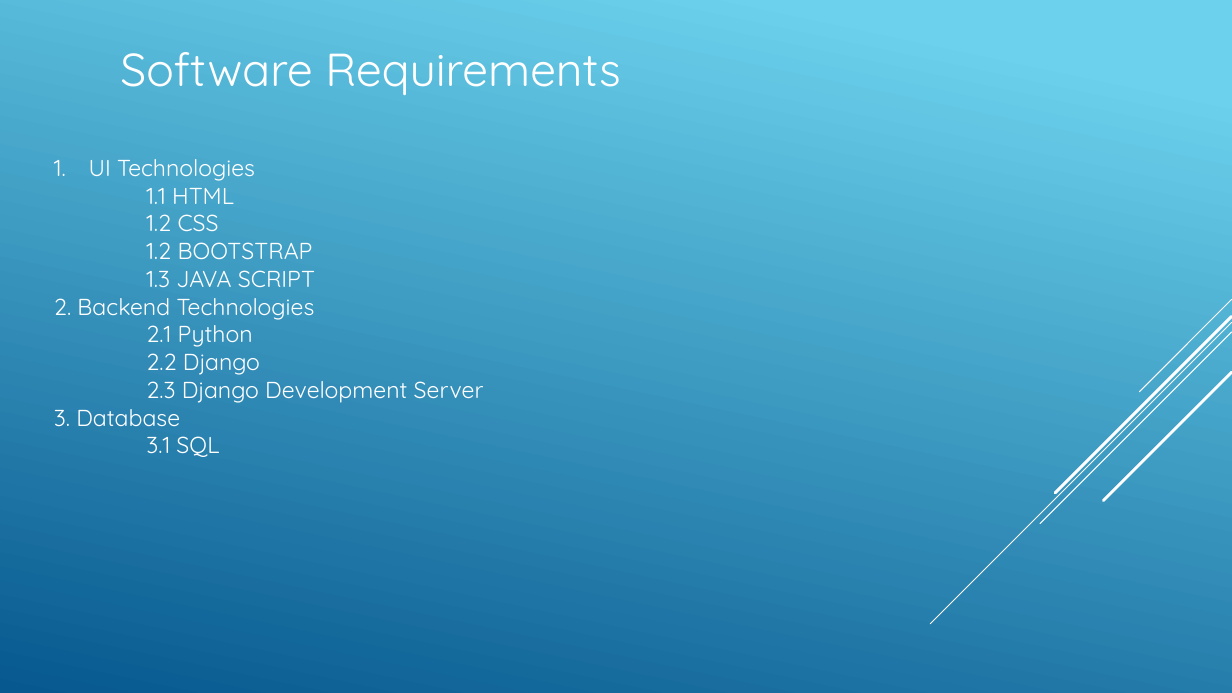
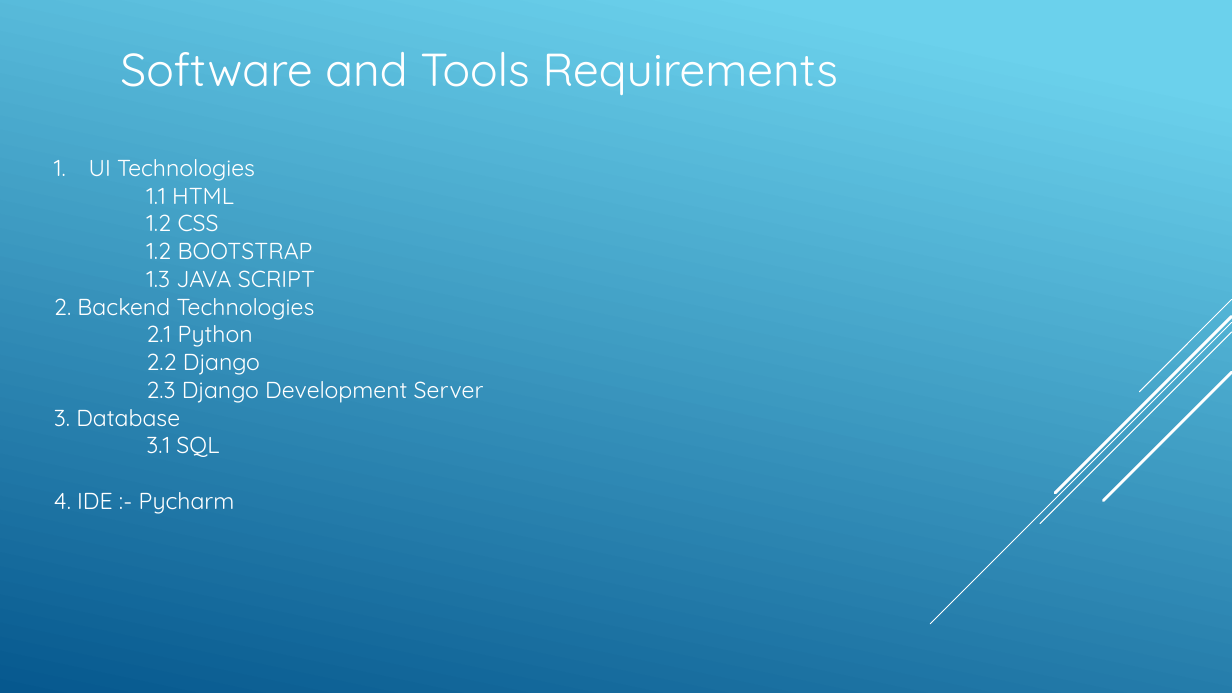
Before and after one commit to DSujitKumar/PaathShala, a slide deck: slide 6 of Paathsala.pptx (slide 10 before the commit). Drawn at 1232x693 pixels with LibreOffice and Linux fonts; fonts in the diff are those of the drawing. Boxes give left, top, right and bottom in pixels: in the first picture for what was removed or moved away, otherwise in the second. Text is boxed around its words. In the diff, an @@ line names an element or a change of style, - is before the commit and + after.

```diff
--- a/Paathsala.pptx
+++ b/Paathsala.pptx
@@ text at bbox=[120, 52, 839, 95]: text changed @@
-Software Requirements
+Software and Tools Requirements
@@ text at bbox=[54, 492, 235, 514]: paragraph added @@
+4. IDE :- Pycharm
```
Also in this commit, not shown: 4 other slides changed, 3 slides added, 1 slide removed.
